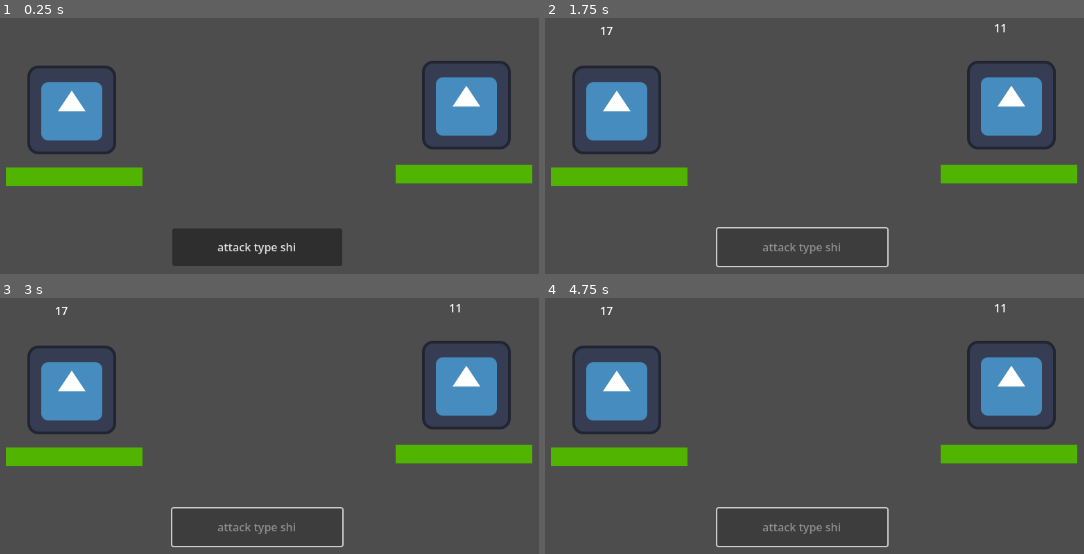
Above: before the commit, frames 1-4 (two rows, left to right).
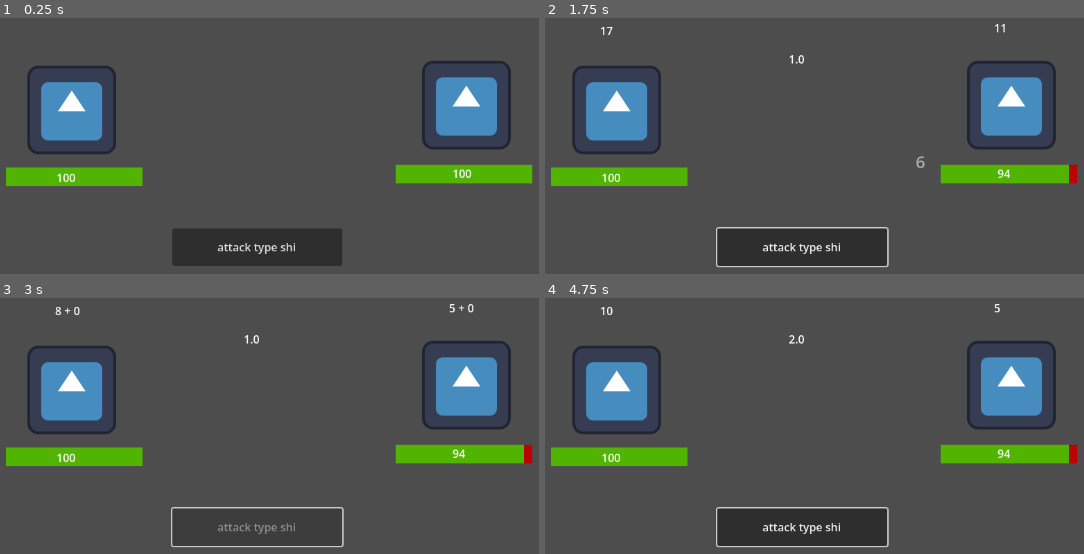
Above: after the commit, the same moments.

Repository: plasalt/map-test
Game: Godot game, scene res://scenes/combat.tscn
The game is run twice, just before and just after one commit, with the same random seed, the same clock (stepped at 60 frames per second) and the same inputs. The engine's default icon, where the game draws it, is replaced by a stand-in: a white triangle on a blue panel in a dark square.
Inputs (mouse positions are in pixels of both pictures, inside the frame that each line leads up to):
- Up to frame 1 (0.25 s): no input
- Up to frame 2 (1.75 s): click "attack type shi" at 0.5 s; tap Enter at 1.25 s; move the mouse to (949, 84) at 1.27 s; hold Right (ui_right) from 1.28 s (still down); click (949, 84) at 1.42 s
- Up to frame 3 (3 s): tap Space at 2 s; move the mouse to (70, 408) at 2.02 s; release Right (ui_right) at 2.03 s; hold Down (ui_down) 2.03-2.78 s; tap Enter at 2.75 s; move the mouse to (outside the picture) at 2.77 s; hold Right (ui_right) from 2.78 s (still down)
- Up to frame 4 (4.75 s): tap Space at 3.5 s; move the mouse to (733, 477) at 3.52 s; release Right (ui_right) at 3.53 s; hold Up (ui_up) 3.53-4.28 s; click (733, 477) at 3.67 s; tap Enter at 4.25 s; move the mouse to (1013, 454) at 4.27 s; hold Left (ui_left) from 4.28 s (still down)

The runs differ from the first frame. In frame 1, 0.1% of the frame differs, in the area x 10-88%, y 58-65%; in frame 2, 0.5%; in frame 3, 0.5%; in frame 4, 0.6%, in the area x 10-99%, y 2-93%.

Commit message:
more combat,

Diff:
--- a/scenes/combat.tscn
+++ b/scenes/combat.tscn
@@ -45,6 +45,12 @@
 offset_right = 357.0
 offset_bottom = 231.0
 
+[node name="hplabel" type="Label" parent="player" unique_id=582184575]
+offset_left = 319.0
+offset_top = 420.0
+offset_right = 359.0
+offset_bottom = 443.0
+
 [node name="enemy" type="Node2D" parent="." unique_id=1843035224]
 
 [node name="Sprite2D" type="Sprite2D" parent="enemy" unique_id=215631097]
@@ -68,6 +74,12 @@
 offset_right = 925.0
 offset_bottom = 227.0
 
+[node name="hplabel" type="Label" parent="enemy" unique_id=883236630]
+offset_left = 890.0
+offset_top = 414.0
+offset_right = 930.0
+offset_bottom = 437.0
+
 [node name="menu" type="Node2D" parent="." unique_id=907061403]
 
 [node name="attackbutton" type="Button" parent="menu" unique_id=390324310]
@@ -78,7 +90,9 @@
 text = "attack type shi"
 
 [node name="clashmult" type="Label" parent="menu" unique_id=1413845302]
-offset_right = 40.0
-offset_bottom = 23.0
+offset_left = 589.0
+offset_top = 249.0
+offset_right = 629.0
+offset_bottom = 272.0
 
 [connection signal="button_down" from="menu/attackbutton" to="." method="_on_attackbutton_button_down"]
--- /dev/null
+++ b/scenes/damagepop.tscn
@@ -0,0 +1,11 @@
+[gd_scene format=3 uid="uid://b6c6itegle12g"]
+
+[ext_resource type="Script" uid="uid://d00fcpo5t6ysg" path="res://scripts/damagepop.gd" id="1_dd55m"]
+
+[node name="damagepop" type="Label" unique_id=1032814042]
+offset_left = 890.0
+offset_top = 411.0
+offset_right = 930.0
+offset_bottom = 434.0
+theme_override_font_sizes/font_size = 24
+script = ExtResource("1_dd55m")
--- a/scripts/combat.gd
+++ b/scripts/combat.gd
@@ -1,10 +1,18 @@
 extends Control
+
+const damageeffect = preload("res://scenes/damagepop.tscn")
+
 @onready var playerhpbar = $player/playerhpbar
 @onready var enemyhpbar = $enemy/enemyhpbar
 @onready var attackbutton = $menu/attackbutton
 @onready var playerattackroll = $player/attackroll
 @onready var enemyattackroll = $enemy/attackroll
 @onready var clashlabel = $menu/clashmult
+@onready var hpplayerlabel = $player/hplabel
+@onready var hpenemylabel = $enemy/hplabel
+
+
+
 var playerroll = 0
 var enemyroll = 0
 var playerdamagemod = 0
@@ -17,7 +25,9 @@
 
 
 func _ready() -> void:
-	print(GameData.playerdata["hp"])
+	print(GameData.playerdata["hp"], "player hp")
+	hpplayerlabel.text = str(GameData.playerdata["hp"])
+	hpenemylabel.text = str(100)
 	pass
 
 
@@ -27,11 +37,24 @@
 
 func hurtplayer(damage: int ):
 	playerhpbar.value -= damage
+	hpplayerlabel.text = str(int(playerhpbar.value))
+	spawn_damage_popup(damage, playerhpbar.global_position)
 	pass
 
-func hurtenemy(damage: int ):
+func hurtenemy(damage: int):
 	enemyhpbar.value -= damage
+	hpenemylabel.text = str(int(enemyhpbar.value))
+	spawn_damage_popup(damage, enemyhpbar.global_position)
 	pass
+
+func spawn_damage_popup(amount: int, spawn_pos: Vector2) -> void:
+	if amount <= 0:
+		return
+
+	var popup = damageeffect.instantiate()
+	get_tree().current_scene.add_child(popup)
+	popup.global_position = spawn_pos
+	popup.animate_damage_popup(amount)
 
 func _on_attackbutton_button_down() -> void:
 	attackbutton.disabled = true
@@ -60,25 +83,54 @@
 		diffence = 0
 		dif = "none"
 
+	print(playerroll)
+	print(enemyroll)
 	match dif:
 		"player":
 			if playerroll == 20 and diffence > 5:
+				damage = playerbasedamage*0.4*diffence*clashmult
+				print(damage,"player crit")
+				clashmult = 1.0
+				clashlabel.text = str(clashmult)
+			elif diffence > 5:
 				damage = playerbasedamage*0.2*diffence*clashmult
-			elif playerroll > 5:
-				damage = playerbasedamage*0.1*diffence*clashmult
+				print(damage,"player hit")
+				clashmult = 1.0
+				clashlabel.text = str(clashmult)
 			else:
-				clashmult += 0.2
+				clashmult += 0.5
+				print(damage,"player clash")
 		"enemy":
 			if enemyroll == 20 and diffence > 5:
+				damage = enemybasedamage*0.4*diffence*clashmult
+				print(damage,"enemy crit")
+				clashmult = 1.0
+				clashlabel.text = str(clashmult)
+			elif diffence > 5:
 				damage = enemybasedamage*0.2*diffence*clashmult
-			elif enemyroll > 5:
-				damage = enemybasedamage*0.1*diffence*clashmult
+				print(damage,"enemy hit")
+				clashmult = 1.0
+				clashlabel.text = str(clashmult)
 			else:
-				clashmult += 0.2
+				clashmult += 0.5
+				print(damage,"enemy hit")
 			pass
 		"none":
-			if enemyroll == 20 & playerroll == 20:
+			if enemyroll == 20 and playerroll == 20:
 				clashmult += 2
+				print(damage,"crit clash")
 			else:
 				clashmult += 0.5
+				print(damage,"clash")
 	pass
+	clashlabel.text = str(clashmult)
+	phase = 3
+	match dif:
+		"player":
+			hurtenemy(damage)
+		"enemy":
+			hurtplayer(damage)
+		_:
+			pass
+	damage = 0
+	attackbutton.disabled = false
--- /dev/null
+++ b/scripts/damagepop.gd
@@ -0,0 +1,14 @@
+extends Label
+
+func animate_damage_popup(damage_amount: int) -> void:
+	text = str(damage_amount)
+	modulate.a = 1.0
+	scale = Vector2(1, 1)
+	var tween = create_tween()
+	tween.set_parallel(true)
+	var target_position = position + Vector2(-50.0, -30.0)
+	tween.tween_property(self, "position", target_position, 0.5)\
+		.set_trans(Tween.TRANS_QUAD)\
+		.set_ease(Tween.EASE_OUT)
+	tween.tween_property(self, "modulate:a", 0.0, 0.5)
+	tween.chain().tween_callback(queue_free)
Not shown, added: scripts/damagepop.gd.uid
